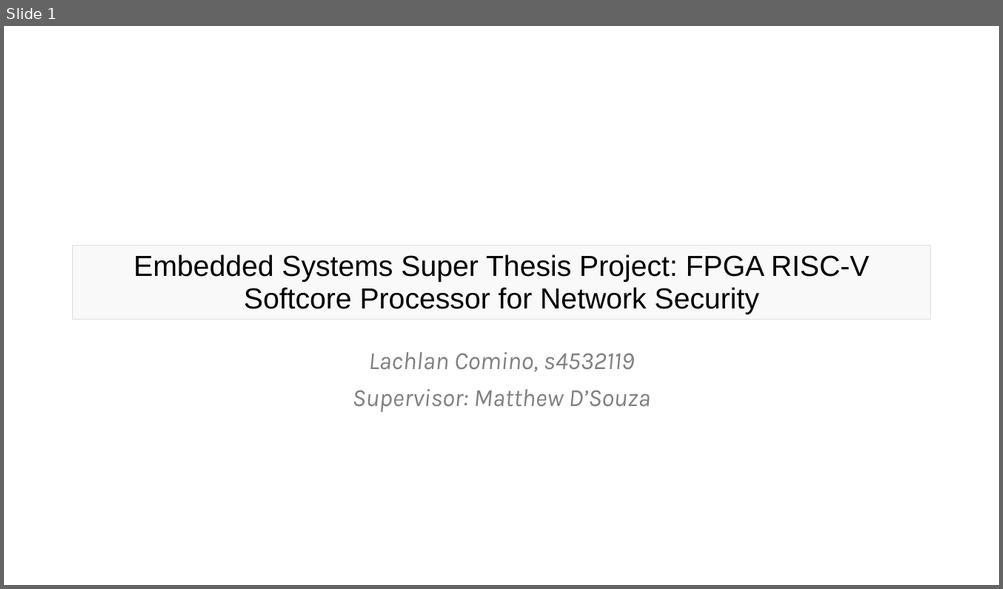
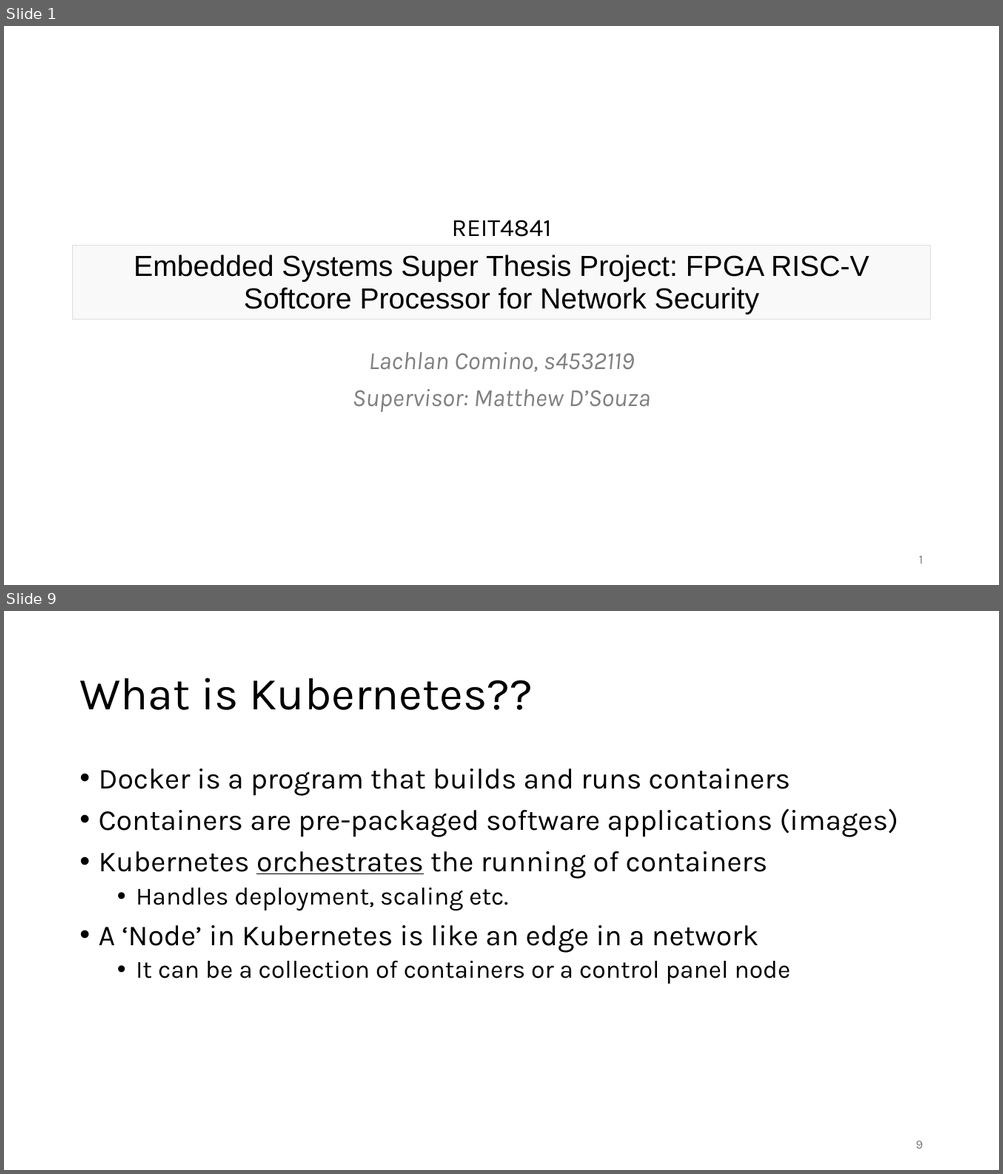
Before and after one commit to lcomino64/Thesis, a slide deck: Seminar/s4532119_seminar_slides.pptx. Shown one above the other, each under a label of ours: slide 1 before the commit, slides 1 and 9 after it; the slides between them are not shown. The pictures are 1003x589 and 1003x1174 pixels, drawn with LibreOffice and Linux fonts; fonts in the diff are those of the drawing. Boxes give left, top, right and bottom in pixels: in the first picture for what was removed or moved away, otherwise in the second. Text is boxed around its words. In the diff, an @@ line names an element or a change of style, - is before the commit and + after.

```diff
--- a/Seminar/s4532119_seminar_slides.pptx
+++ b/Seminar/s4532119_seminar_slides.pptx
@@ slide 9 added at box(4, 611, 999, 1170), background #FFFFFF @@
@@ title added at box(79, 678, 532, 710), 44 pt, text #000000 @@
+What is Kubernetes??
@@ text added at box(99, 769, 898, 984), 28 pt, text #000000 @@
+• Docker is a program that builds and runs containers
+• Containers are pre-packaged software applications (images)
+• Kubernetes orchestrates the running of containers
+  • Handles deployment, scaling etc.
+• A ‘Node’ in Kubernetes is like an edge in a network
+  • It can be a collection of containers or a control panel node
@@ page number added at box(916, 1141, 923, 1149), 12 pt, text #797979 @@
+9
@@ slide 1 changed as well @@
@@ text added at box(452, 220, 552, 237), 24 pt, text #000000 @@
+REIT4841
@@ page number added at box(919, 556, 923, 564), 12 pt, text #797979 @@
+1
```
Also in this commit, not shown: 2 other slides changed, 11 other slides added, 5 slides removed, 7 other files.
